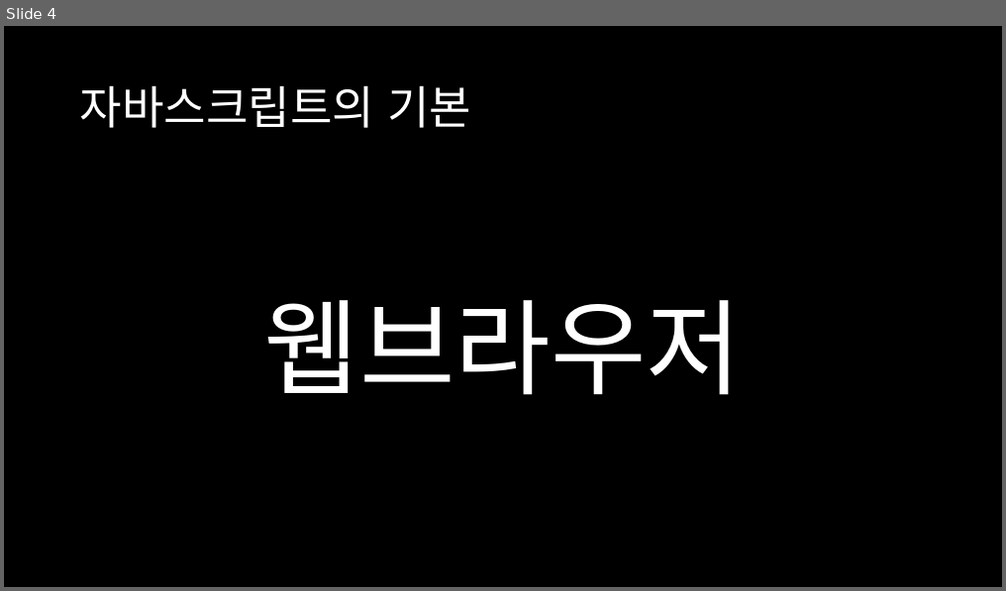
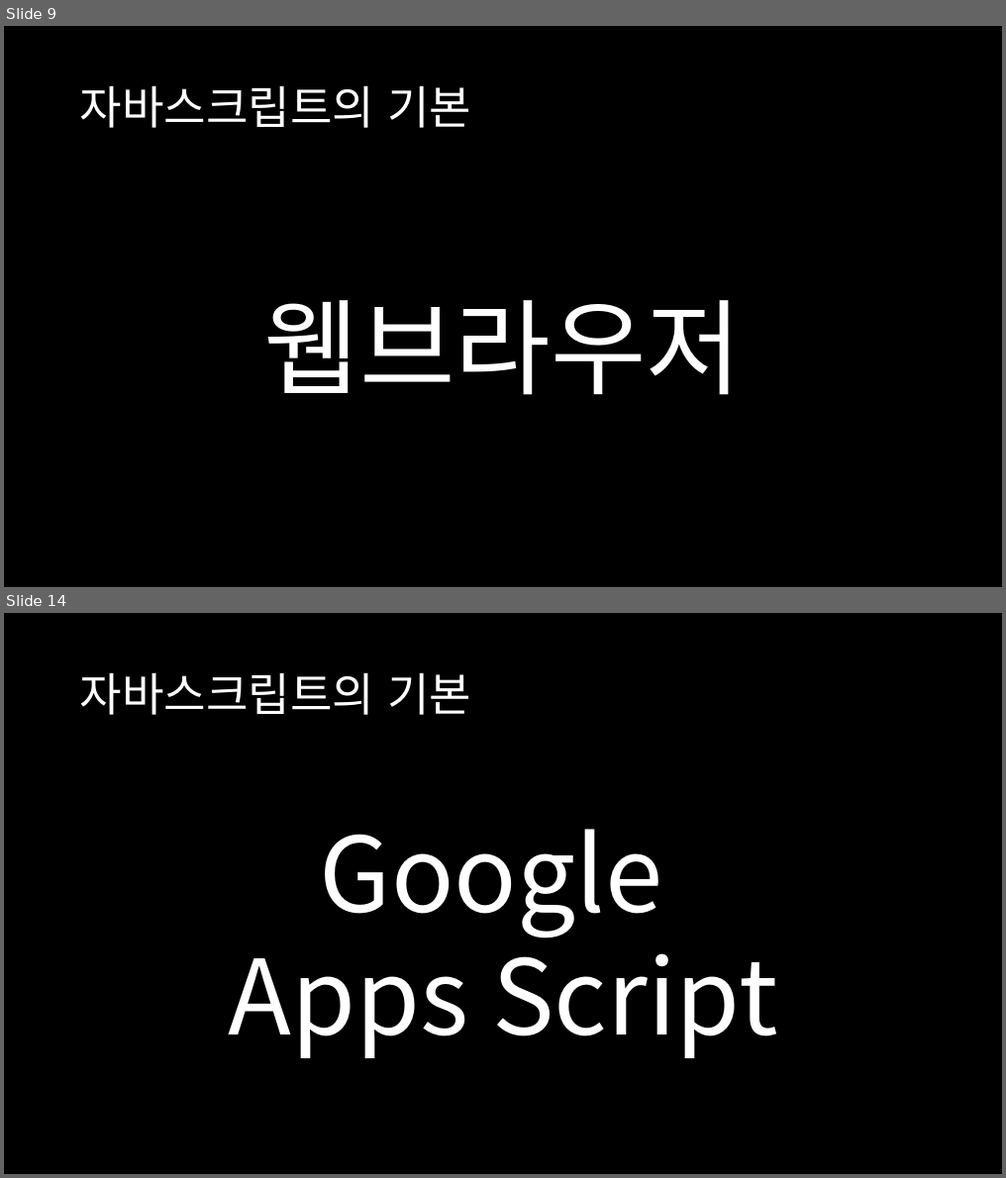
Before and after one commit to songhune/Webprogramming-Highschool, a slide deck: JavaScript/JavaScript.pptx. Shown one above the other, each under a label of ours: slide 4 before the commit, slides 9 and 14 after it; the slides between them are not shown. The pictures are 1006x591 and 1006x1178 pixels, drawn with LibreOffice and Linux fonts; fonts in the diff are those of the drawing. Boxes give left, top, right and bottom in pixels: in the first picture for what was removed or moved away, otherwise in the second. Text is boxed around its words. In the diff, an @@ line names an element or a change of style, - is before the commit and + after.

```diff
--- a/JavaScript/JavaScript.pptx
+++ b/JavaScript/JavaScript.pptx
@@ slide 14 added at [4, 613, 1002, 1174], background #000000 @@
@@ title added at [80, 672, 471, 715], 44 pt, text #FFFFFF @@
+자바스크립트의 기본
@@ text added at [229, 829, 777, 1059], 100 pt, text #FFFFFF @@
+Google
+Apps Script
@@ what was slide 4 is now slide 9 @@
```
Also in this commit, not shown: 3 slides changed, 35 other slides added, 26 other files.
